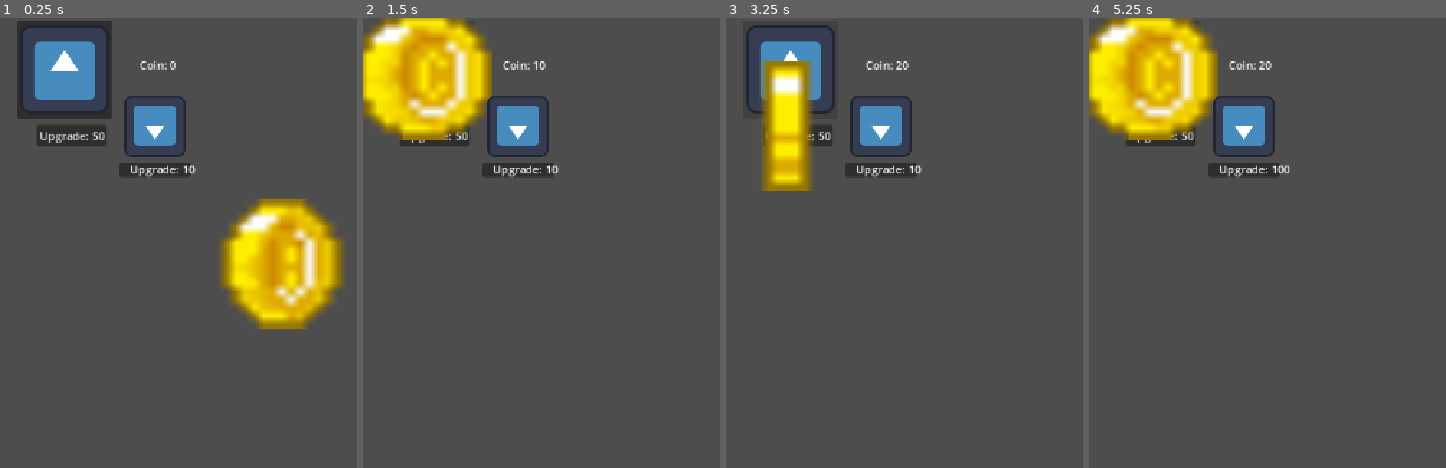
Above: before the commit, frames 1-4 (left to right).
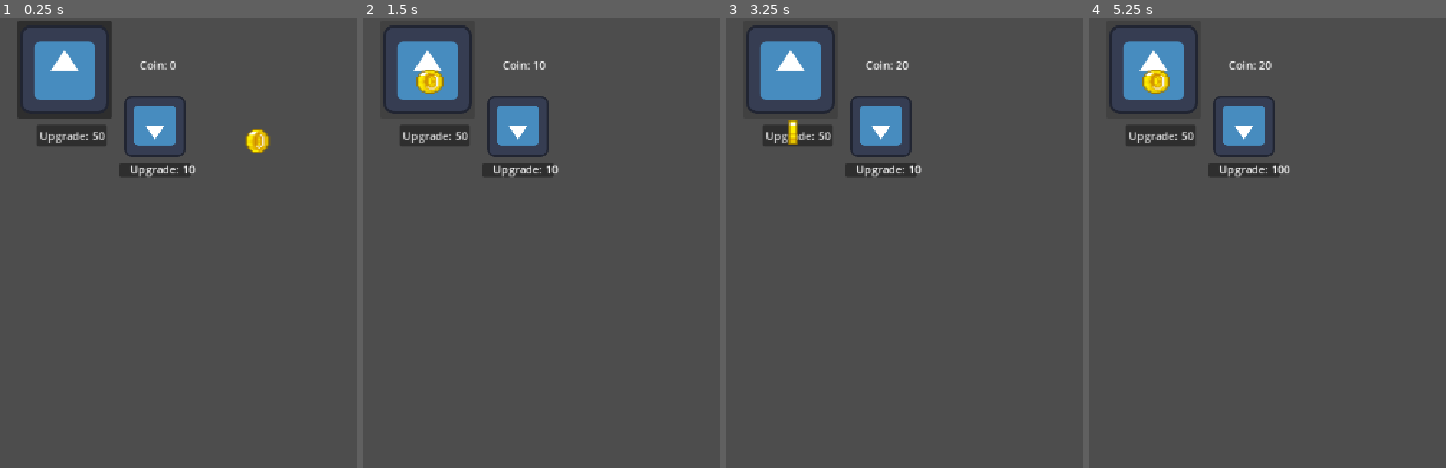
Above: after the commit, the same moments.

Repository: multii-RC/Clicker-Game-Real
Game: Godot game, scene res://Scenes/GameScene1.tscn
Two runs of this game, one before a commit and one after it. Both use one fixed random seed, a clock stepped at 60 frames per second and the inputs below. The project has no main scene, so this scene is started directly. The engine's default icon, where the game draws it, is replaced by a stand-in: a white triangle on a blue panel in a dark square.
Inputs (mouse positions are in pixels of both pictures, inside the frame that each line leads up to):
- Up to frame 1 (0.25 s): no input
- Up to frame 2 (1.5 s): click (516, 171) at 0.5 s; click (427, 67) at 1.25 s
- Up to frame 3 (3.25 s): click "Upgrade: 50" at 2 s; click (790, 67) at 2.75 s
- Up to frame 4 (5.25 s): click "Upgrade: 50" at 3.5 s; click (1242, 171) at 4.25 s; click (1153, 67) at 5 s

The runs differ from the first frame. In frame 1, 8.3% of the frame differs, in the area x 61-97%, y 24-70%; in frame 2, 8.6%, in the area x 0-37%, y 0-28%; in frame 3, 4.1%; in frame 4, 8.6%.

Commit message:
passive gen amount fix

Diff:
--- a/Scenes/coin.tscn
+++ b/Scenes/coin.tscn
@@ -1,11 +1,11 @@
 [gd_scene format=3 uid="uid://dg1ofr16u7535"]
 
-[ext_resource type="Script" uid="uid://cu57xeowuqu8h" path="res://Scripts/coin.gd" id="1_jgi06"]
+[ext_resource type="Script" uid="uid://cu57xeowuqu8h" path="res://Scripts/coin.gd" id="1_g537i"]
 [ext_resource type="Texture2D" uid="uid://dftr71q5eawbq" path="res://Assets/Animated Coins.png" id="1_wltir"]
 [ext_resource type="AudioStream" uid="uid://dwstqiydthv47" path="res://Assets/CoinSFX.mp3" id="3_g537i"]
 
 [sub_resource type="CircleShape2D" id="CircleShape2D_nmvex"]
-radius = 113.15918
+radius = 18.027756
 
 [sub_resource type="AtlasTexture" id="AtlasTexture_jiowd"]
 atlas = ExtResource("1_wltir")
@@ -72,24 +72,26 @@
 }]
 
 [node name="coin" type="RigidBody2D" unique_id=2136376879]
-position = Vector2(387, 328)
-script = ExtResource("1_jgi06")
+position = Vector2(343, 143)
+script = ExtResource("1_g537i")
 
 [node name="CollisionShape2D" type="CollisionShape2D" parent="." unique_id=156625209]
-position = Vector2(-8, -9)
+position = Vector2(1, 2)
 shape = SubResource("CircleShape2D_nmvex")
 
 [node name="AnimatedSprite2D" type="AnimatedSprite2D" parent="." unique_id=2085505485]
-position = Vector2(-6, -7)
-scale = Vector2(13.266668, 11.6875)
+position = Vector2(2.7500153, 1.75)
+scale = Vector2(2.6333334, 2.2187502)
 sprite_frames = SubResource("SpriteFrames_nmvex")
 autoplay = "default"
 frame = 7
 frame_progress = 0.26107582
 
 [node name="VisibleOnScreenNotifier2D" type="VisibleOnScreenNotifier2D" parent="." unique_id=85195832]
+position = Vector2(3, 4)
 
 [node name="AudioStreamPlayer2D" type="AudioStreamPlayer2D" parent="." unique_id=1810978072]
+position = Vector2(2, 2)
 stream = ExtResource("3_g537i")
 autoplay = true
 
--- a/Scripts/GameManager.gd
+++ b/Scripts/GameManager.gd
@@ -43,7 +43,7 @@
 	print("Passive Upgrade Pressed")
 	# Check Cost
 	if coin >= PassiveCost:
-		PassiveStrength = PassiveStrength + 1 * 2
+		PassiveStrength = (PassiveStrength + 1) * 2
 		coin = coin - PassiveCost
 		PassiveCost = PassiveCost * 10
 	# If have money: Double strength, Raise price
